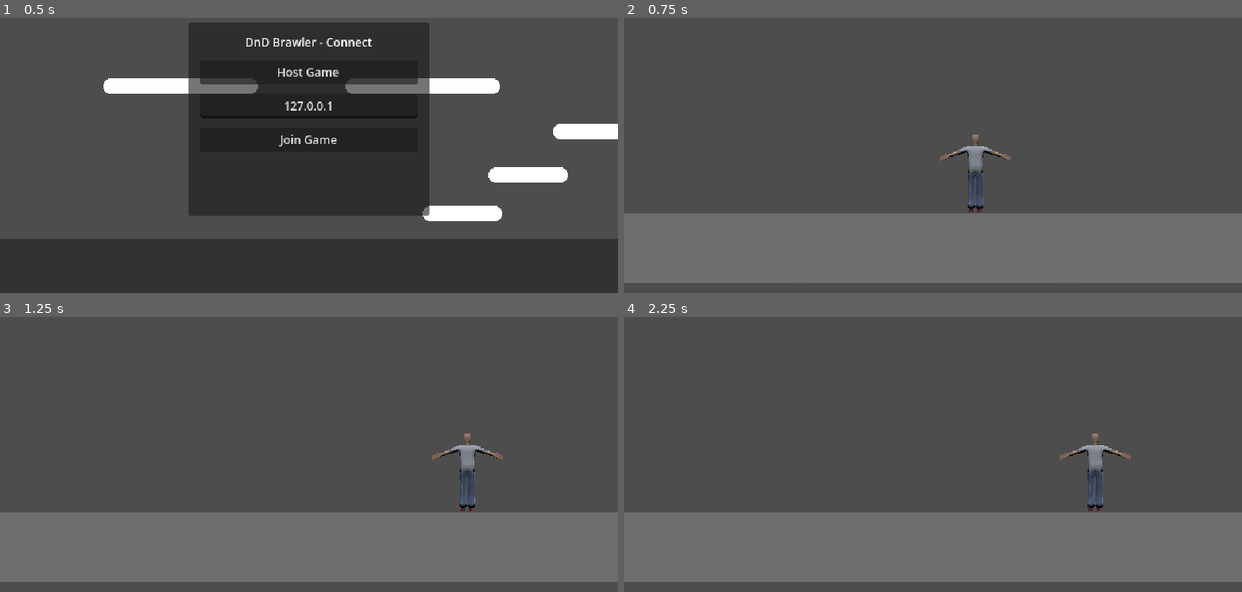
Above: before the commit, frames 1-4 (two rows, left to right).
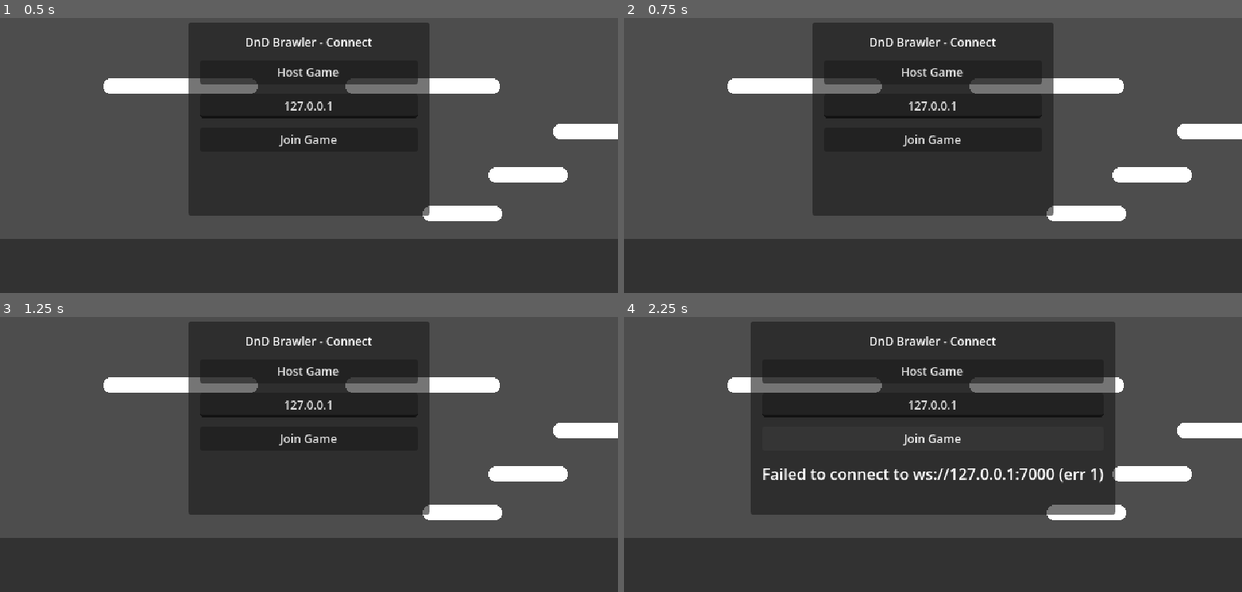
Above: after the commit, the same moments.

Repository: TonyPeterson/dnd-brawler-proto
Game: Godot game, scene res://main.tscn
Same seed, same stepped clock (60 frames per second), same inputs: the game is played once before the commit and once after it.
Inputs (mouse positions are in pixels of both pictures, inside the frame that each line leads up to):
- Up to frame 1 (0.5 s): no input
- Up to frame 2 (0.75 s): tap Enter at 0.5 s; hold D (move_right) from 0.53 s (still down); hold Tab (swap_mode, bound only before the commit) from 0.53 s (still down)
- Up to frame 3 (1.25 s): keep holding D (move_right); keep holding Tab (swap_mode, bound only before the commit)
- Up to frame 4 (2.25 s): release D (move_right) at 1.25 s; release Tab (swap_mode, bound only before the commit) at 1.25 s; click (933, 372) at 1.25 s, where only the run after the commit has a clickable "Host Game"; click (933, 438) at 2 s, where only the run after the commit has a clickable "Join Game"

Frame 1 is identical in both runs. In frame 2, 58% of the frame differs, in the area x 0-100%, y 1-100%; in frame 3, 59%; in frame 4, 66%.

Commit message:
made the 3D model a sprite sheet

Diff:
--- a/player.gd
+++ b/player.gd
@@ -7,6 +7,8 @@
 const SPEED = 150.0
 const JUMP_VELOCITY = -300.0
 var gravity = 980.0
+
+var use_3d_sprites = false
 
 @onready var anim = $AnimatedSprite2D
 
@@ -25,7 +27,7 @@
 
 	# 4. Set the UI elements
 	$NameLabel.text = player_name
-	anim.play("idle")
+	anim.play("3d_idle")
 	# $AnimatedSprite2D.modulate = player_color
 
 func _physics_process(delta: float) -> void:
@@ -37,6 +39,9 @@
 	if not is_on_floor():
 		velocity.y += gravity * delta
 
+	if Input.is_action_just_pressed("swap_style"):
+		use_3d_sprites = !use_3d_sprites
+
 	# Handle Jump
 	if Input.is_action_just_pressed("move_up") and is_on_floor():
 		velocity.y = JUMP_VELOCITY
@@ -46,10 +51,18 @@
 
 	if direction:
 		velocity.x = direction * SPEED
-		anim.play("walk")
 		anim.flip_h = direction < 0
+
+		if use_3d_sprites:
+			anim.play("3d_walk")
+		else:
+			anim.play("walk")
 	else:
 		velocity.x = move_toward(velocity.x, 0, SPEED)
-		anim.play("idle")
+
+		if use_3d_sprites:
+			anim.play("3d_idle")
+		else:
+			anim.play("idle")
 
 	move_and_slide()
--- a/project.godot
+++ b/project.godot
@@ -60,6 +60,10 @@
 }
 swap_mode={
 "deadzone": 0.2,
+"events": []
+}
+swap_style={
+"deadzone": 0.2,
 "events": [Object(InputEventKey,"resource_local_to_scene":false,"resource_name":"","device":-1,"window_id":0,"alt_press …(195 unchanged characters)…
 ]
 }
--- a/scenes/2D/player.tscn
+++ b/scenes/2D/player.tscn
@@ -1,6 +1,7 @@
 [gd_scene format=3 uid="uid://dhntlc8uj86o3"]
 
 [ext_resource type="Script" uid="uid://btyo0hixn0hup" path="res://player.gd" id="1_player"]
+[ext_resource type="Texture2D" uid="uid://c8phhiejpqim3" path="res://art/characters/3D_WalkCycle1.png" id="2_kdbcp"]
 [ext_resource type="Texture2D" uid="uid://24o6hw6ef5c8" path="res://art/characters/WalkCycle1.png" id="2_onrkg"]
 
 [sub_resource type="CapsuleShape2D" id="CapsuleShape2D_0lf2c"]
@@ -30,6 +31,42 @@
 properties/6/spawn = true
 properties/6/replication_mode = 1
 
+[sub_resource type="AtlasTexture" id="AtlasTexture_24ttj"]
+atlas = ExtResource("2_kdbcp")
+region = Rect2(128, 0, 64, 64)
+
+[sub_resource type="AtlasTexture" id="AtlasTexture_6nks7"]
+atlas = ExtResource("2_kdbcp")
+region = Rect2(0, 0, 64, 64)
+
+[sub_resource type="AtlasTexture" id="AtlasTexture_whwod"]
+atlas = ExtResource("2_kdbcp")
+region = Rect2(64, 0, 64, 64)
+
+[sub_resource type="AtlasTexture" id="AtlasTexture_khvei"]
+atlas = ExtResource("2_kdbcp")
+region = Rect2(128, 0, 64, 64)
+
+[sub_resource type="AtlasTexture" id="AtlasTexture_b2ne7"]
+atlas = ExtResource("2_kdbcp")
+region = Rect2(192, 0, 64, 64)
+
+[sub_resource type="AtlasTexture" id="AtlasTexture_46vmx"]
+atlas = ExtResource("2_kdbcp")
+region = Rect2(256, 0, 64, 64)
+
+[sub_resource type="AtlasTexture" id="AtlasTexture_5dbwm"]
+atlas = ExtResource("2_kdbcp")
+region = Rect2(320, 0, 64, 64)
+
+[sub_resource type="AtlasTexture" id="AtlasTexture_rnokh"]
+atlas = ExtResource("2_kdbcp")
+region = Rect2(384, 0, 64, 64)
+
+[sub_resource type="AtlasTexture" id="AtlasTexture_4i1l5"]
+atlas = ExtResource("2_kdbcp")
+region = Rect2(448, 0, 64, 64)
+
 [sub_resource type="AtlasTexture" id="AtlasTexture_i3pqv"]
 atlas = ExtResource("2_onrkg")
 region = Rect2(0, 0, 64, 64)
@@ -68,6 +105,43 @@
 
 [sub_resource type="SpriteFrames" id="SpriteFrames_jti01"]
 animations = [{
+"frames": [{
+"duration": 1.0,
+"texture": SubResource("AtlasTexture_24ttj")
+}],
+"loop": 1,
+"name": &"3d_idle",
+"speed": 5.0
+}, {
+"frames": [{
+"duration": 1.0,
+"texture": SubResource("AtlasTexture_6nks7")
+}, {
+"duration": 1.0,
+"texture": SubResource("AtlasTexture_whwod")
+}, {
+"duration": 1.0,
+"texture": SubResource("AtlasTexture_khvei")
+}, {
+"duration": 1.0,
+"texture": SubResource("AtlasTexture_b2ne7")
+}, {
+"duration": 1.0,
+"texture": SubResource("AtlasTexture_46vmx")
+}, {
+"duration": 1.0,
+"texture": SubResource("AtlasTexture_5dbwm")
+}, {
+"duration": 1.0,
+"texture": SubResource("AtlasTexture_rnokh")
+}, {
+"duration": 1.0,
+"texture": SubResource("AtlasTexture_4i1l5")
+}],
+"loop": 1,
+"name": &"3d_walk",
+"speed": 12.0
+}, {
 "frames": [{
 "duration": 1.0,
 "texture": SubResource("AtlasTexture_i3pqv")
@@ -136,5 +210,5 @@
 
 [node name="AnimatedSprite2D" type="AnimatedSprite2D" parent="." unique_id=2021770680]
 sprite_frames = SubResource("SpriteFrames_jti01")
-animation = &"walk"
-frame_progress = 0.35763246
+animation = &"3d_walk"
+frame_progress = 0.8578231
Not shown, added: animation_test.blend.import
Binary file added: art/characters/3D_Walk1.png
Not shown, added: art/characters/3D_Walk1.png.import
Binary file added: art/characters/3D_Walk2.png
Not shown, added: art/characters/3D_Walk2.png.import
Binary file added: art/characters/3D_Walk3.png
Not shown, added: art/characters/3D_Walk3.png.import
Binary file added: art/characters/3D_Walk4.png
Not shown, added: art/characters/3D_Walk4.png.import
Binary file added: art/characters/3D_Walk5.png
Not shown, added: art/characters/3D_Walk5.png.import
Binary file added: art/characters/3D_Walk6.png
(and 10 more such lines)
